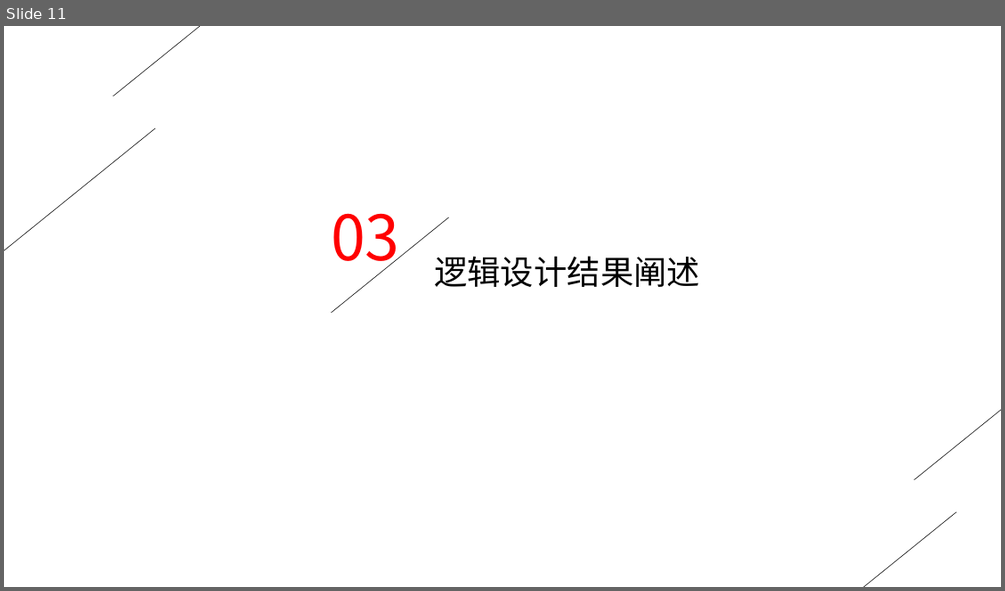
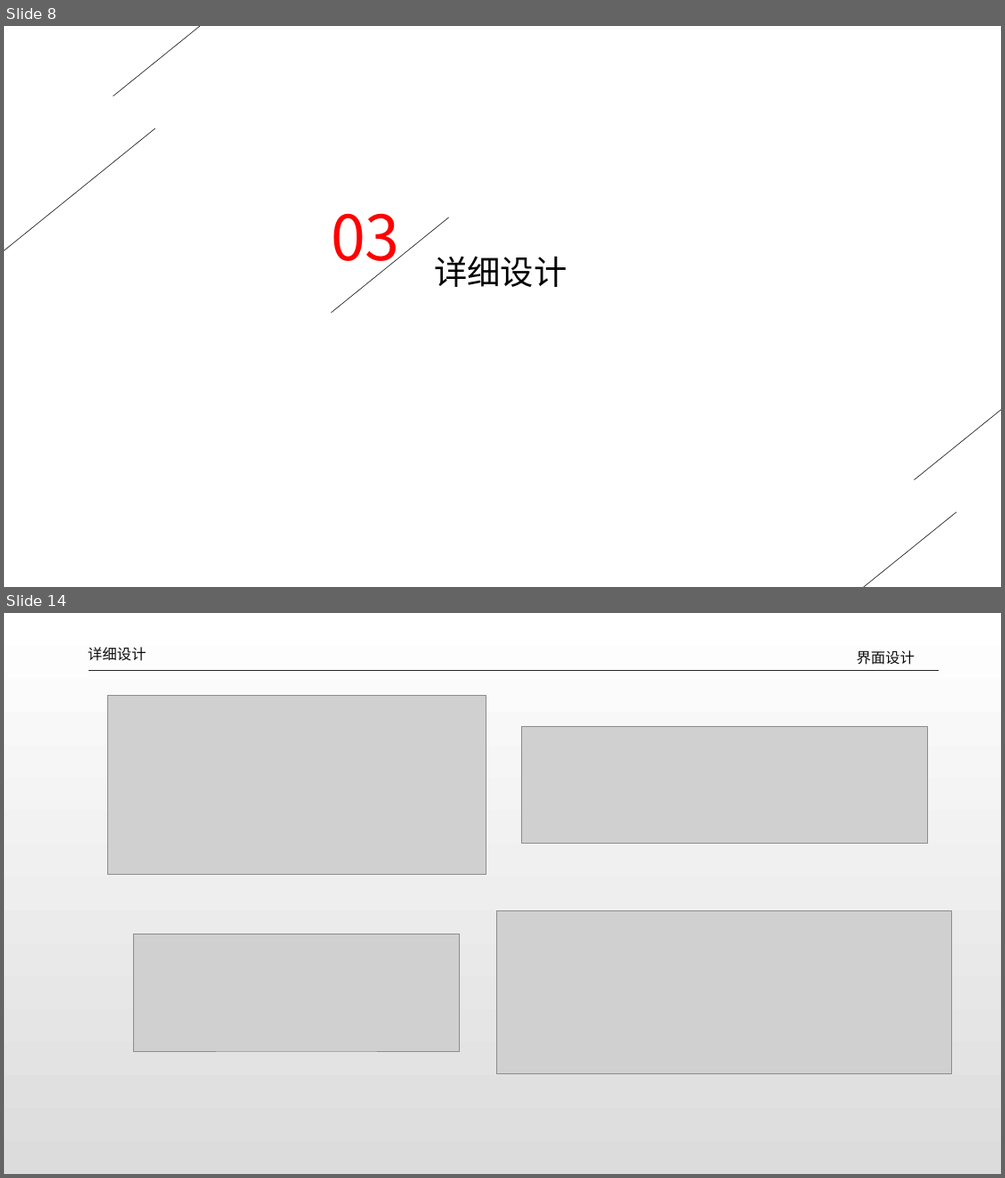
Before and after one commit to dlct-wzx/data-structure-practice, a slide deck: 答辩ppt.pptx. Shown one above the other, each under a label of ours: slide 11 before the commit, slides 8 and 14 after it; the slides between them are not shown. The pictures are 1005x591 and 1005x1178 pixels, drawn with LibreOffice and Linux fonts; fonts in the diff are those of the drawing; grey boxes stand for pictures. Boxes give left, top, right and bottom in pixels: in the first picture for what was removed or moved away, otherwise in the second. Text is boxed around its words. In the diff, an @@ line names an element or a change of style, - is before the commit and + after.

```diff
--- a/答辩ppt.pptx
+++ b/答辩ppt.pptx
@@ slide 14 added at <box>4,613,1001,1174</box>, background gradient #FFFFFF to #DCDCDC @@
@@ text added at <box>88,647,146,661</box>, 14 pt, text #0D0D0D @@
+详细设计
@@ text added at <box>857,650,914,665</box>, 14 pt, text #0D0D0D @@
+界面设计
@@ line added from (89, 670) to (938, 670), #262626 0.5 pt @@
@@ picture added at <box>107,695,485,875</box> @@
@@ picture added at <box>521,727,928,844</box> @@
@@ picture added at <box>497,910,952,1074</box> @@
@@ picture added at <box>134,933,460,1051</box> @@
@@ what was slide 11 is now slide 8 @@
@@ slide 8 changed as well @@
@@ text at <box>434,256,566,287</box>: text changed @@
-逻辑设计结果阐述
+详细设计
```
Also in this commit, not shown: 6 other slides changed, 11 other slides added, 19 slides removed, 8 other files.
